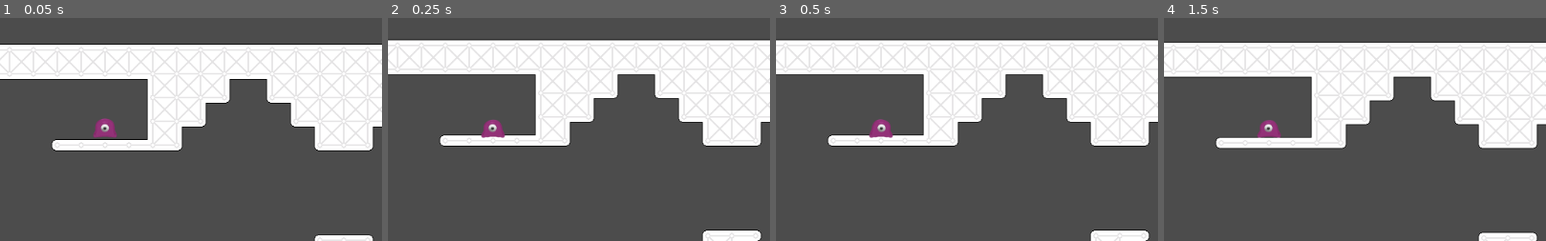
Above: before the commit, frames 1-4 (left to right).
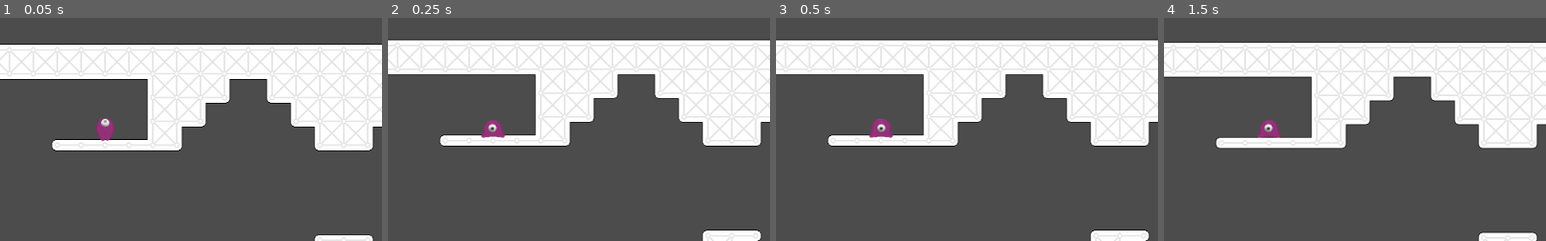
Above: after the commit, the same moments.

Repository: vinpogo/gd_Blob
Game: Godot game, scene res://World.tscn
Two runs of this game, one before a commit and one after it. Both use one fixed random seed, a clock stepped at 60 frames per second and the inputs below.
Inputs (mouse positions are % of the whole screen's width and height, from its top left):
- Up to frame 1 (0.05 s): no input
- Up to frame 2 (0.25 s): no input
- Up to frame 3 (0.5 s): no input
- Up to frame 4 (1.5 s): tap Enter at 0.5 s; move the mouse to (72, 45) at 0.52 s; press the mouse at (72, 45) at 0.53 s; tap Space at 1.25 s; move the mouse to (30, 55) at 1.27 s; release the mouse at (30, 55) at 1.28 s; click (30, 55) at 1.35 s
The pictures show only the part of the screen within x 36-86%, y 25-75%; the shares and areas given below are measured in that part.

The runs differ from the first frame. In frame 1, 0.2% of the frame differs, in the area x 24-31%, y 45-56%; in frame 2, less than 0.1%; in frame 3, less than 0.1%; in frame 4, nothing differs.

Commit message:
removed gravity factor and adapted jump force for each jump

Diff:
--- a/objects/player/Player.gd
+++ b/objects/player/Player.gd
@@ -36,7 +36,7 @@
 	if dir.normalized().dot(gravity_dir.normalized()) > 0:
 		velocity += dir.normalized() * JUMP_FORCE
 	else:
-		velocity = dir.normalized() * JUMP_FORCE * 1.2
+		velocity = dir.normalized() * JUMP_FORCE * 1.5
 
 func secondJump(dir):
 	onFloor = false
@@ -44,7 +44,7 @@
 	if dir.normalized().dot(gravity_dir.normalized()) > 0:
 		velocity += dir.normalized() * JUMP_FORCE
 	else:
-		velocity = dir.normalized() * JUMP_FORCE * 1.1
+		velocity = dir.normalized() * JUMP_FORCE * 1.25
 
 func firstJump(dir):
 	onFloor = false
@@ -72,7 +72,7 @@
 			return
 
 func gravityFactor():
-	if Input.is_action_pressed("jump") && !is_falling_down():
+	if !is_falling_down():
 		return JUMP_FACTOR
 	else:
 		return 1
@@ -85,7 +85,7 @@
 	if isAiming:
 		velocity = Vector2(0,0)
 	else:
-		velocity += (gravity_dir * GRAVITY * gravityFactor()) * delta
+		velocity += (gravity_dir * GRAVITY) * delta
 
 	if !(onFloor || isAiming):
 		rotation = velocity.angle() + PI/2
--- a/objects/player/Player.tscn
+++ b/objects/player/Player.tscn
@@ -66,7 +66,7 @@
 "frames": [ ExtResource( 20 ), ExtResource( 21 ), ExtResource( 22 ), ExtResource( 23 ), ExtResource( 24 ), ExtResource( 25 ) ],
 "loop": false,
 "name": "ground-jump",
-"speed": 20.0
+"speed": 40.0
 }, {
 "frames": [ ExtResource( 26 ), ExtResource( 27 ), ExtResource( 28 ), ExtResource( 29 ), ExtResource( 30 ), ExtResource( …(255 unchanged characters)…
 "loop": true,
@@ -86,8 +86,8 @@
 scale = Vector2( 0.5, 0.5 )
 z_index = 1
 frames = SubResource( 2 )
-animation = "idle"
-frame = 12
+animation = "ground-jump"
+frame = 5
 playing = true
 
 [node name="Arrow" type="Sprite" parent="."]
